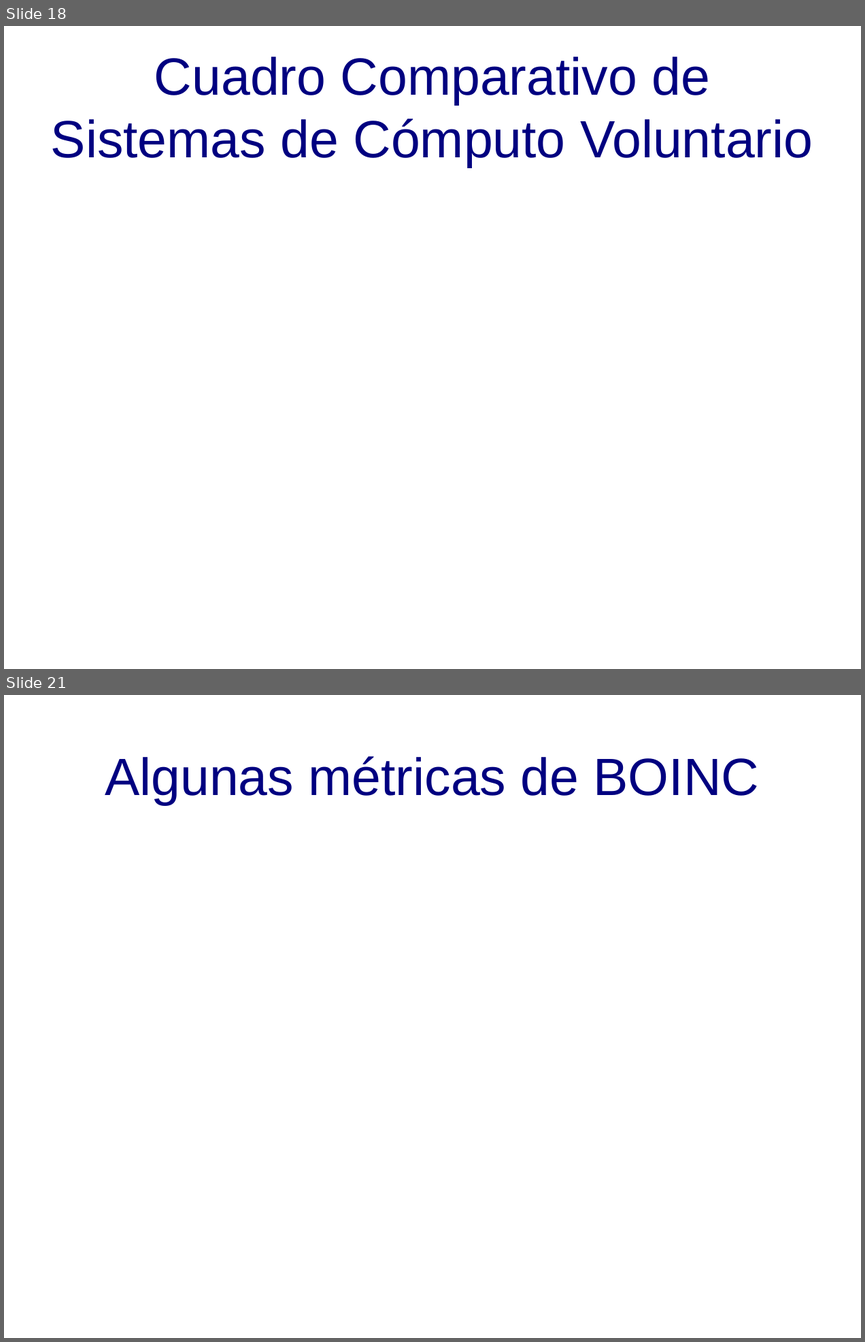
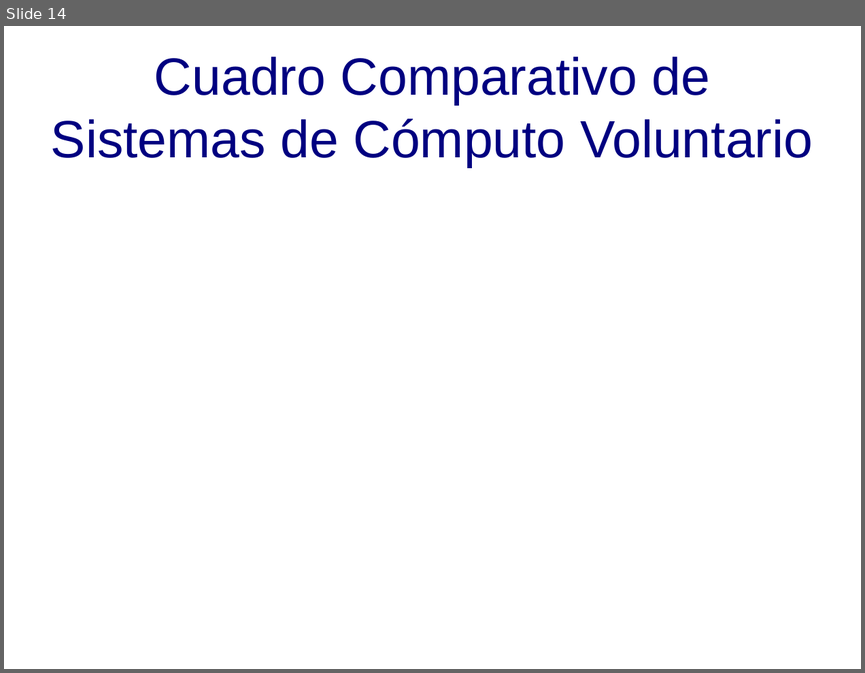
Before and after one commit to DesignJuggler/fasdkfjhasdlkjfhasldkjhfalsjdfasdf, a slide deck: TFI_Jorge_Sanchez_Presentacion.odp. Shown one above the other, each under a label of ours: slides 18 and 21 before the commit, slide 14 after it; the slides between them are not shown. The pictures are 865x1342 and 865x673 pixels, drawn with LibreOffice and Linux fonts; fonts in the diff are those of the drawing; background and template pictures are left out. Boxes give left, top, right and bottom in pixels: in the first picture for what was removed or moved away, otherwise in the second. Text is boxed around its words. In the diff, an @@ line names an element or a change of style, - is before the commit and + after.

```diff
--- a/TFI_Jorge_Sanchez_Presentacion.odp
+++ b/TFI_Jorge_Sanchez_Presentacion.odp
@@ slide 21 removed at box(4, 695, 861, 1338), background picture (left out) @@
@@ title removed at box(105, 756, 759, 805) @@
-Algunas métricas de BOINC
@@ what was slide 18 is now slide 14 @@
```
Also in this commit, not shown: 1 slide changed, 3 slides added, 7 other slides removed.
